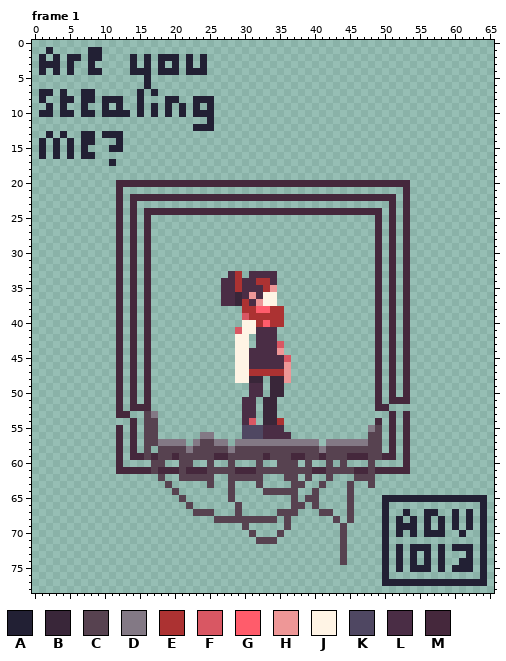
One commit to this animated GIF sprite: landing.gif. This is how it looked before the edit.
The file is 264x316 pixels, drawn in blocks of 4x4; one block is one cell here. Shown: frame 1. The commit also changed other frames, which this record leaves out.
Palette (. is transparent): A #222034  B #392639  C #574250  D #837985  E #ac3232  F #d95763  G #ff5c6b  H #ee9797  J #fff4e5  K #4f4762  L #4a2d45  M #45283c
Pixels before, frame 1 (only the part around the change), first column x 0:
 3 .AAA.A..A.....A.A.A.A.A.A.........................................
 4 .A.A.A..AA....AAA.AAA.AAA.........................................
 5 ................A.................................................
 6 ................A.................................................
 7 .AA.A..AA......A.A................................................
 8 .A..AA.AA.AAA..A...AA..AAA........................................
 9 ..A.A..A..A.A..A.A.A.A.A.A........................................
10 .AA.AA.AA.AAAA.A.A.A.A.AAA........................................
11 .........................A........................................
12 .......................AAA........................................
13 ..A.A..AA.AAA.....................................................
14 .A.A.A.AA...A.....................................................
15 .A.A.A.A...AA.....................................................
16 .A.A.A.AA.........................................................
17 ...........A......................................................
18 ..................................................................
19 ..................................................................
20 ............MMMMMMMMMMMMMMMMMMMMMMMMMMMMMMMMMMMMMMMMMM............
21 ............M........................................M............
22 ............M.MMMMMMMMMMMMMMMMMMMMMMMMMMMMMMMMMMMMMM.M............
23 ............M.M....................................M.M............
24 ............M.M.MMMMMMMMMMMMMMMMMMMMMMMMMMMMMMMMMM.M.M............
25 ............M.M.M................................M.M.M............
26 ............M.M.M................................M.M.M............
27 ............M.M.M................................M.M.M............
28 ............M.M.M................................M.M.M............
29 ............M.M.M................................M.M.M............
30 ............M.M.M................................M.M.M............
31 ............M.M.M................................M.M.M............
32 ............M.M.M................................M.M.M............
33 ............M.M.M...........LE.LLLL..............M.M.M............
34 ............M.M.M..........LLELLEEL..............M.M.M............
35 ............M.M.M..........LLELLLEH..............M.M.M............
36 ............M.M.M..........LLBLHLJJ..............M.M.M............
37 ............M.M.M..........LLBELHJJ..............M.M.M............
38 ............M.M.M.............EEGGEE.............M.M.M............
39 ............M.M.M.............FEEEEE.............M.M.M............
40 ............M.M.M.............JJEGEE.............M.M.M............
41 ............M.M.M............FJJLLL..............M.M.M............
42 ............M.M.M............JJ.LLL..............M.M.M............
43 ............M.M.M............JJ.LLLF.............M.M.M............
44 ............M.M.M............JJLLLLH.............M.M.M............
45 ............M.M.M............JJLLLLLF............M.M.M............
46 ............M.M.M............JJLLLLLH............M.M.M............
47 ............M.M.M............JJEEEEEH............M.M.M............
48 ............M.M.M............JJBB.BBH............M.M.M............
49 ............M.M.M..............LL.BB.............M.M.M............
50 ............M.M.M..............LL.BB.............M.M.M............
51 ............M.M.M.............LL.BB..............M.MMM............
52 ............M.MMM.............LL.BB..............MM...............
53 ............MM..CD............LL.BB................M.M............
54 ..............M.CC............LF.BBE.............M.M.M............
55 ............M.M.CC............KKKLLL............DC.M.M............
56 ............M.M.CC......DD....KKKLLLL...........CC.M.M............
57 ............M.M.CCDDDD.DCCDD.DDDDDDDDDDDD.DDDDDDCC.M.M............
58 ............M.M.C.CCCCDCCCCCDCCCCCCCCCCCCDCCCCCCCC.M.M............
59 ............M.MMCMCCMCCCCCMMCCCCCMCCCMMCCMCCCMMMCCMM.M............
60 ............M....CC..CC..C..C...C..CCC.C..C.C...C....M............
61 ............MMMMMCMMMCMMMCCCCMMMCCCCCCCCMMCCCCMMCMMMMM............
62 ..................C..CCCCC..CCCCC...CC.C..C...CCC.................
63 ...................C.....C..C...C....CC..C...C..C.................
64 ....................C.......C....CCCCC..C....C....................
65 .....................C......C........C.CC....C....AAAAAAAAAAAAAAA.
66 ......................C......C.......CC.C....C....A.............A.
67 .......................CCC...C.....CCC...CC..C....A..A..AA..A.A.A.
68 ..........................CCCCCCCCC.C......C.C....A.A.A.A.A.A.A.A.
69 ..............................C.....C.......C.....A.AAA.A.A.A.A.A.
70 ...............................C...C........C.....A.A.A.AAA..A..A.
71 ................................CCC.........C.....A.............A.
72 ............................................C.....A.A.AAA.A.AAA.A.
73 ............................................C.....A.A.A.A.A...A.A.
74 ............................................C.....A.A.A.A.A..AA.A.
75 ..................................................A.A.AAA.A.AAA.A.
76 ..................................................A.............A.
Now the later version:
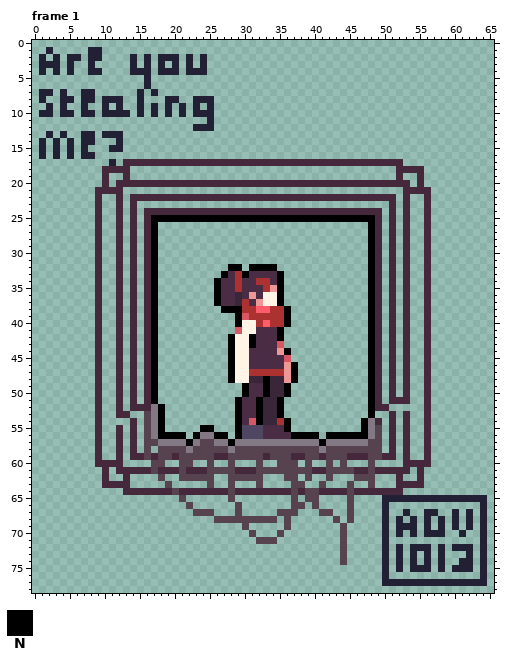
Colours new in this view: N #000000
The exact change:
Changed rows in their new state; - is an unchanged pixel.
Frame 1:
first column x 9:
17 ----MMMMMMMMMMMMMMMMMMMMMMMMMMMMMMMMMMMMMMMM----
18 -MMMM--------------------------------------MMMM-
19 -M--M--------------------------------------M--M-
20 -M--------------------------------------------M-
21 MMM------------------------------------------MMM
22 M----------------------------------------------M
23 M----------------------------------------------M
24 M----------------------------------------------M
25 M-------NNNNNNNNNNNNNNNNNNNNNNNNNNNNNNNN-------M
26 M-------N------------------------------N-------M
27 M-------N------------------------------N-------M
28 M-------N------------------------------N-------M
29 M-------N------------------------------N-------M
30 M-------N------------------------------N-------M
31 M-------N------------------------------N-------M
32 M-------N----------NN-NNNN-------------N-------M
33 M-------N---------N--N----N------------N-------M
34 M-------N--------N--------N------------N-------M
35 M-------N--------N--------N------------N-------M
36 M-------N--------N--------N------------N-------M
37 M-------N--------N--------N------------N-------M
38 M-------N---------NNN------N-----------N-------M
39 M-------N-----------N------N-----------N-------M
40 M-------N-----------N------N-----------N-------M
41 M-------N-----------------N------------N-------M
42 M-------N----------N--N---N------------N-------M
43 M-------N----------N--N----------------N-------M
44 M-------N----------N-------N-----------N-------M
45 M-------N----------N-------------------N-------M
46 M-------N----------N--------N----------N-------M
47 M-------N----------N--------N----------N-------M
48 M-------N----------N----N---N----------N-------M
49 M-------N------------N--N--N-----------N-------M
50 M-------N------------N--N--N-----------N-------M
51 M-------N-----------N--N--N------------N-------M
52 M-------DN----------N--N--N------------N-------M
53 M--------N----------N--N--N------------N-------M
54 M-------DN----------N--N---N----------ND-------M
55 M-------DN-----NN---N------N----------N--------M
56 M-------DNNNN-N--NN-N-------NNNN-NNNNNND-------M
57 M------------N-----N------------N--------------M
58 M----------------------------------------------M
59 M----------------------------------------------M
60 MMM------------------------------------------MMM
61 -M--------------------------------------------M-
62 -M--M--------------------------------------M--M-
63 -MMMM--------------------------------------MMMM-
64 ----MMMMMMM-MMMMMMM-MMMMMMMM-MC-MMMM-MMMMMMM----
